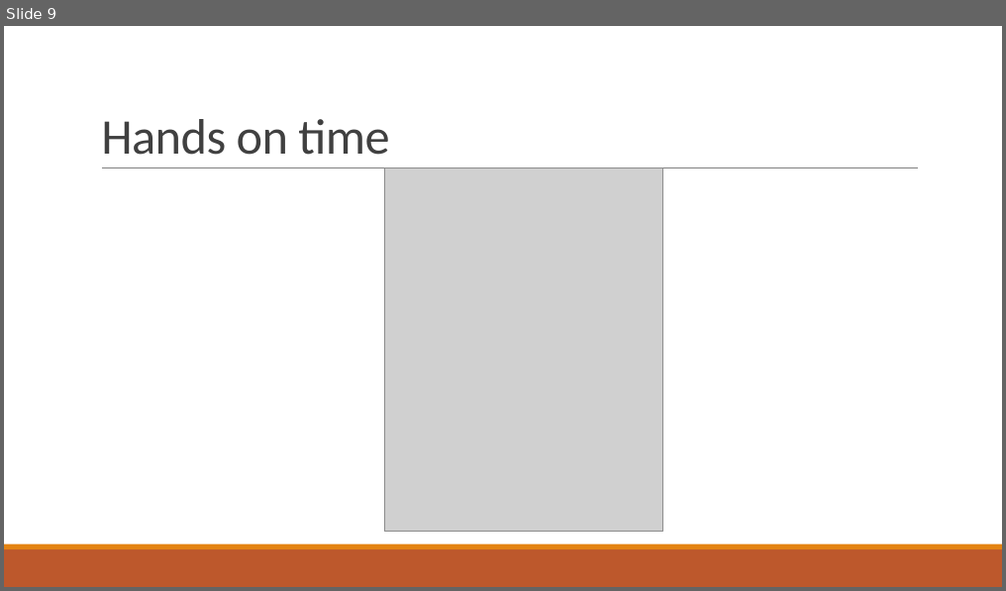
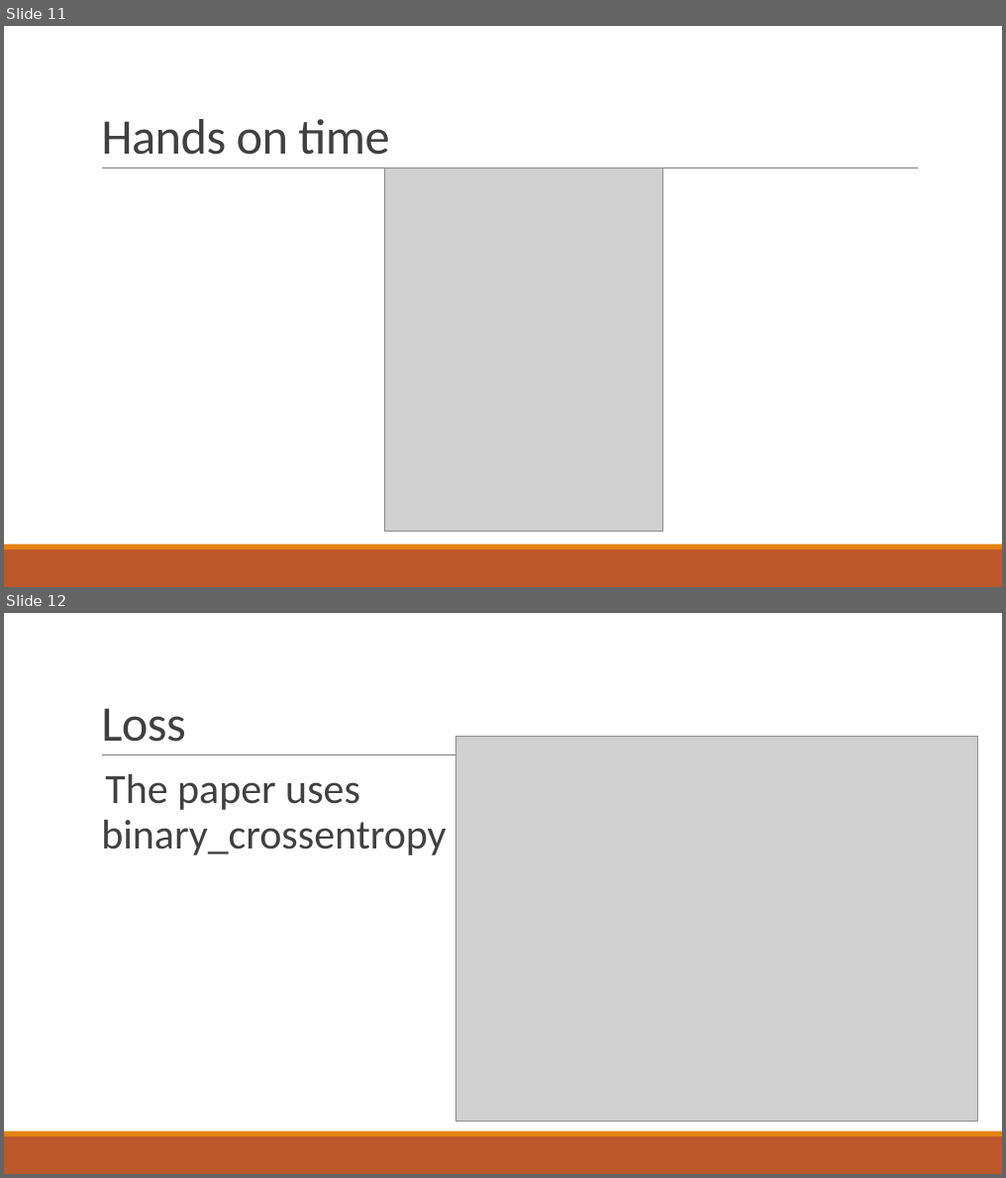
Before and after one commit to goolig/neural_collaborative_filtering, a slide deck: Hands-on slides.pptx. Shown one above the other, each under a label of ours: slide 9 before the commit, slides 11 and 12 after it. The pictures are 1006x591 and 1006x1178 pixels, drawn with LibreOffice and Linux fonts; fonts in the diff are those of the drawing; grey boxes stand for pictures. Boxes give left, top, right and bottom in pixels: in the first picture for what was removed or moved away, otherwise in the second. Text is boxed around its words. In the diff, an @@ line names an element or a change of style, - is before the commit and + after.

```diff
--- a/Hands-on slides.pptx
+++ b/Hands-on slides.pptx
@@ slide 12 added at (4, 613, 1002, 1174), background #FFFFFF; not listed: 3 template elements that a slide beside it also shows @@
@@ title added at (101, 708, 186, 742), 48 pt, text #404040 @@
+Loss
@@ picture added at (455, 737, 978, 1121) @@
@@ text added at (101, 774, 446, 856), 40 pt, text #404040 @@
+  The paper uses binary_crossentropy
@@ what was slide 9 is now slide 11 @@
```
Also in this commit, not shown: 1 slide changed, 7 other slides added, 3 other files.
